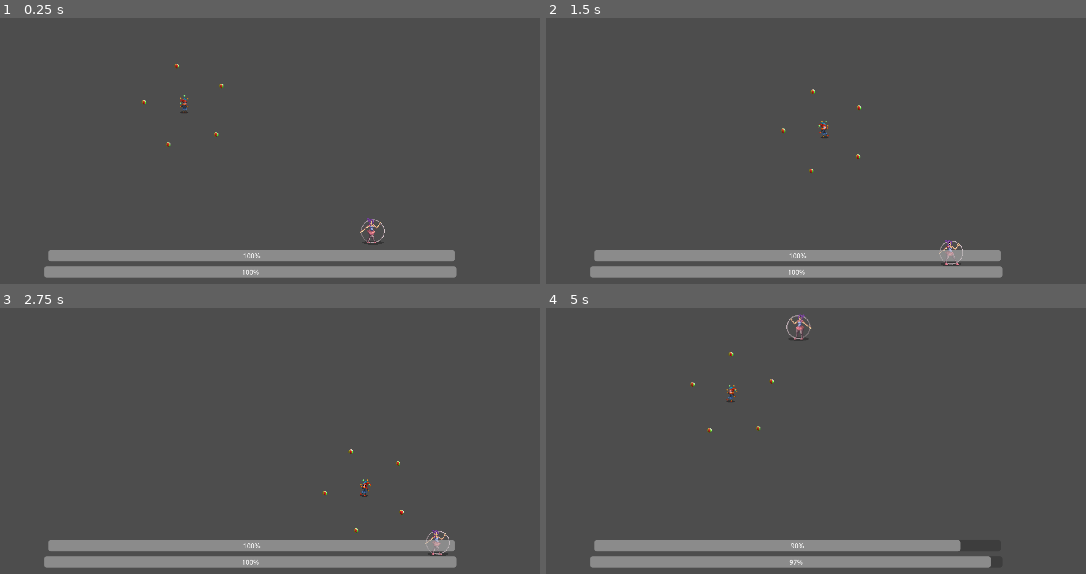
Above: before the commit, frames 1-4 (two rows, left to right).
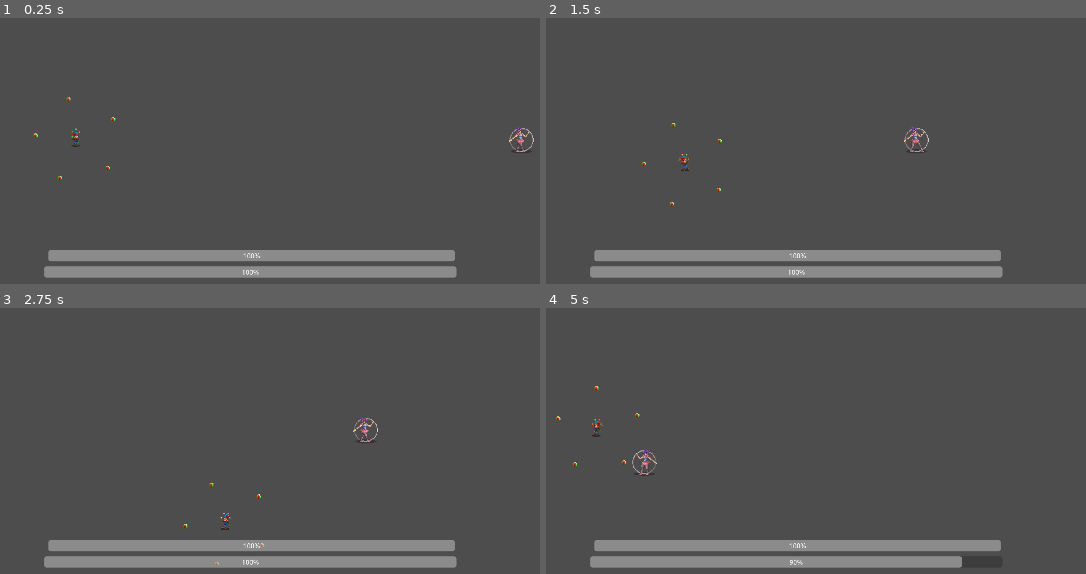
Above: after the commit, the same moments.

Repository: OscarPindaro/BossRushJam2025
Game: Godot game, scene res://scenes/game/fights/ballerina/ballerina_bossfight.tscn
The game is run twice, just before and just after one commit, with the same random seed, the same clock (stepped at 60 frames per second) and the same inputs. This scene is started directly instead of the project's main scene.
Inputs (mouse positions are in pixels of both pictures, inside the frame that each line leads up to):
- Up to frame 1 (0.25 s): no input
- Up to frame 2 (1.5 s): move the mouse to (outside the picture) at 0.52 s; hold D (ui_right) 0.53-1.28 s; move the mouse to (783, 254) at 1.27 s; hold S (ui_down) from 1.28 s (still down)
- Up to frame 3 (2.75 s): move the mouse to (480, 425) at 2.02 s; release S (ui_down) at 2.03 s; hold D (ui_right) from 2.03 s (still down)
- Up to frame 4 (5 s): move the mouse to (outside the picture) at 2.77 s; release D (ui_right) at 2.78 s; hold W (ui_up) 2.78-3.53 s; move the mouse to (outside the picture) at 3.52 s; hold A (ui_left) from 3.53 s (still down); move the mouse to (708, 456) at 4.27 s

The runs differ from the first frame. In frame 1, 0.5% of the frame differs, in the area x 6-99%, y 17-85%; in frame 2, 0.5%; in frame 3, 0.5%; in frame 4, 1.2%, in the area x 1-85%, y 2-98%.

Commit message:
added in transtions in bossfight

Diff:
--- a/scenes/bosses/ballerina/ballerina.gd
+++ b/scenes/bosses/ballerina/ballerina.gd
@@ -3,7 +3,8 @@
 signal player_hit
 
 @export var cerchio_scene: PackedScene
-@export var max_vel = 900
+@export var base_velocity :float
+@export var max_vel :float
 @export var turn_speed = 1
 @export var cerchio_dmg :float
 @onready var audio_shoot = $Shoot
@@ -26,7 +27,7 @@
 
 # Called when the node enters the scene tree for the first time.
 func _ready() -> void:
-	curr_velocity = speed
+	curr_velocity = base_velocity
 	direction = (player.global_position - global_position).normalized()
 	idle_direction = get_random_direction()
 	action = "idle"
@@ -36,7 +37,7 @@
 	super(delta)
 	match action:
 		"idle":
-			curr_velocity = speed
+			curr_velocity = base_velocity
 			direction = idle_direction
 			animation_sprites.rotation = 0
 			if direction.x < 0:
@@ -56,7 +57,7 @@
 					ramp_up = 0
 			if ramp_up == 0:
 				curr_velocity = curr_velocity - 20
-				if curr_velocity < speed:
+				if curr_velocity < base_velocity:
 					idle_direction = get_random_direction()
 					action = "idle"
 
--- a/scenes/game/fights/ballerina/ballerina_bossfight.tscn
+++ b/scenes/game/fights/ballerina/ballerina_bossfight.tscn
@@ -6,12 +6,21 @@
 [node name="BallerinaBossfight" instance=ExtResource("1_jlc7g")]
 
 [node name="Boss" parent="." index="0" node_paths=PackedStringArray("player") instance=ExtResource("2_w6bhu")]
-position = Vector2(880, 515)
+position = Vector2(1253, 315)
 player = NodePath("../Player")
 collision_dmg = 1.0
+
+[node name="Player" parent="." index="1"]
+position = Vector2(-98, 318)
 
 [node name="StaticBody2D" parent="." index="2"]
 position = Vector2(-7, -1)
 
 [node name="CollisionShape2D2" parent="StaticBody2D" index="1"]
 position = Vector2(585, 7)
+
+[node name="PlayerEnterPosition" type="Marker2D" parent="." index="5"]
+position = Vector2(245, 315)
+
+[node name="BossEnterPosition" type="Marker2D" parent="." index="6"]
+position = Vector2(879, 315)
--- a/scenes/game/fights/base_bossfight.gd
+++ b/scenes/game/fights/base_bossfight.gd
@@ -5,6 +5,8 @@
 @onready var player_healthbar = $PlayerHealthbar
 @onready var boss = $Boss
 @onready var player = $Player
+
+@export var enter_transition_duration: float = 1
 
 var boss_hp
 var player_hp
@@ -19,7 +21,15 @@
 	boss.boss_dead.connect(_on_boss_dead)
 	player.connect("player_damaged", _on_player_damaged)
 	player.player_dead.connect(_on_player_dead)
+	create_bounce_tween()
 	pass # Replace with function body.
+
+func create_bounce_tween():
+	var tween = get_tree().create_tween()
+
+	# Tween the position
+	tween.tween_property(player, "position", $PlayerEnterPosition.position, enter_transition_duration).set_trans(Tween.TRANS_EXPO).set_ease(Tween.EASE_OUT)
+	tween.tween_property(boss, "position", $BossEnterPosition.position, enter_transition_duration).set_trans(Tween.TRANS_EXPO).set_ease(Tween.EASE_OUT)
 
 # Called every frame. 'delta' is the elapsed time since the previous frame.
 func _process(delta: float) -> void:
--- a/scenes/game/fights/strongman/strongman_bossfight.tscn
+++ b/scenes/game/fights/strongman/strongman_bossfight.tscn
@@ -4,13 +4,22 @@
 [ext_resource type="PackedScene" uid="uid://clxb5qbyks832" path="res://scenes/bosses/strongman/strong_man.tscn" id="2_yobm6"]
 
 [node name="StrongmanBossfight" instance=ExtResource("1_yxvtc")]
-scale = Vector2(2, 2)
+enter_transition_duration = 2.0
 
 [node name="Boss" parent="." index="0" node_paths=PackedStringArray("target", "player") instance=ExtResource("2_yobm6")]
-position = Vector2(245, 204.75)
+position = Vector2(1367.5, 304)
 target = NodePath("../Player")
 speed = 50.0
 player = NodePath("../Player")
 collision_dmg = 5.0
 
+[node name="Player" parent="." index="1"]
+position = Vector2(-50, 315)
+
+[node name="PlayerEnterPosition" type="Marker2D" parent="." index="5"]
+position = Vector2(245, 315)
+
+[node name="BossEnterPosition" type="Marker2D" parent="." index="6"]
+position = Vector2(879, 315)
+
 [editable path="Boss"]
